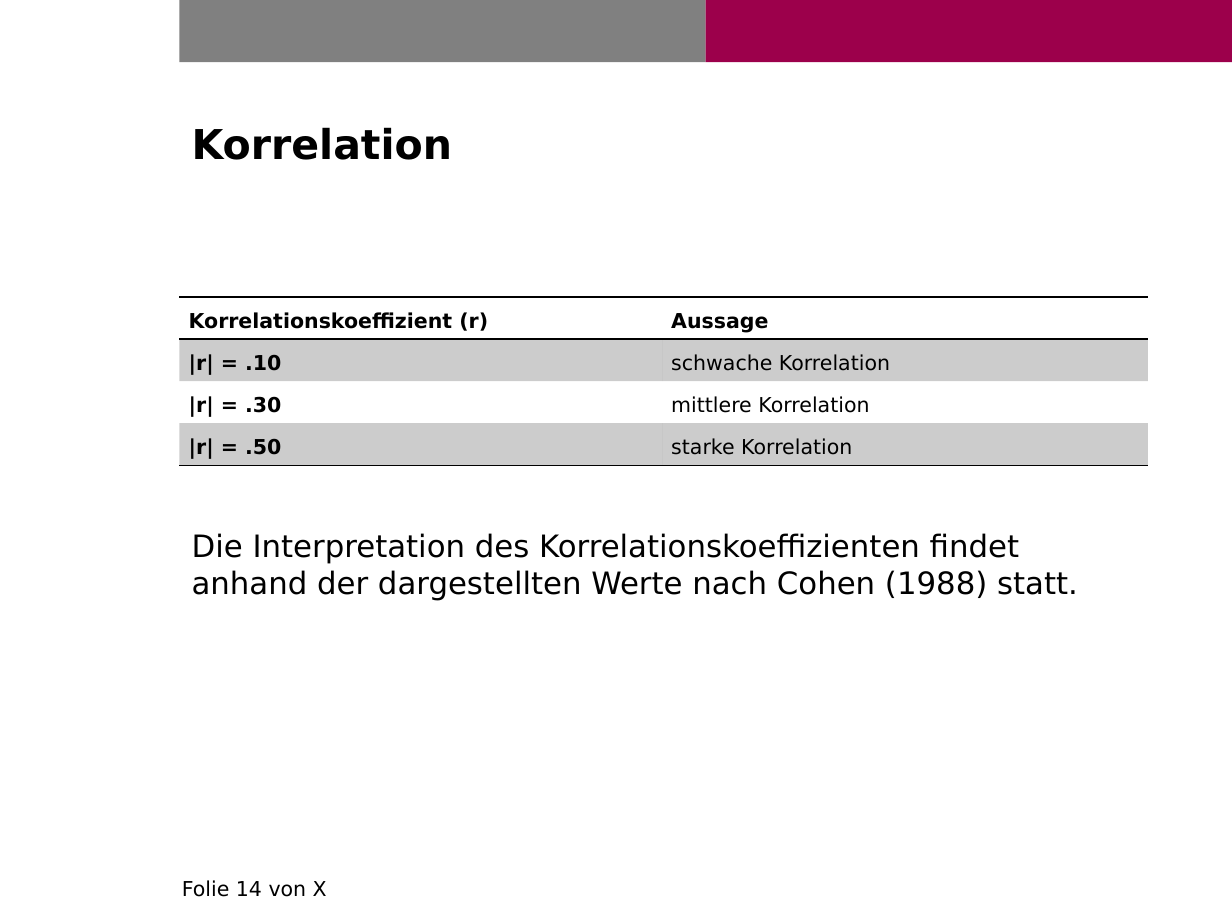
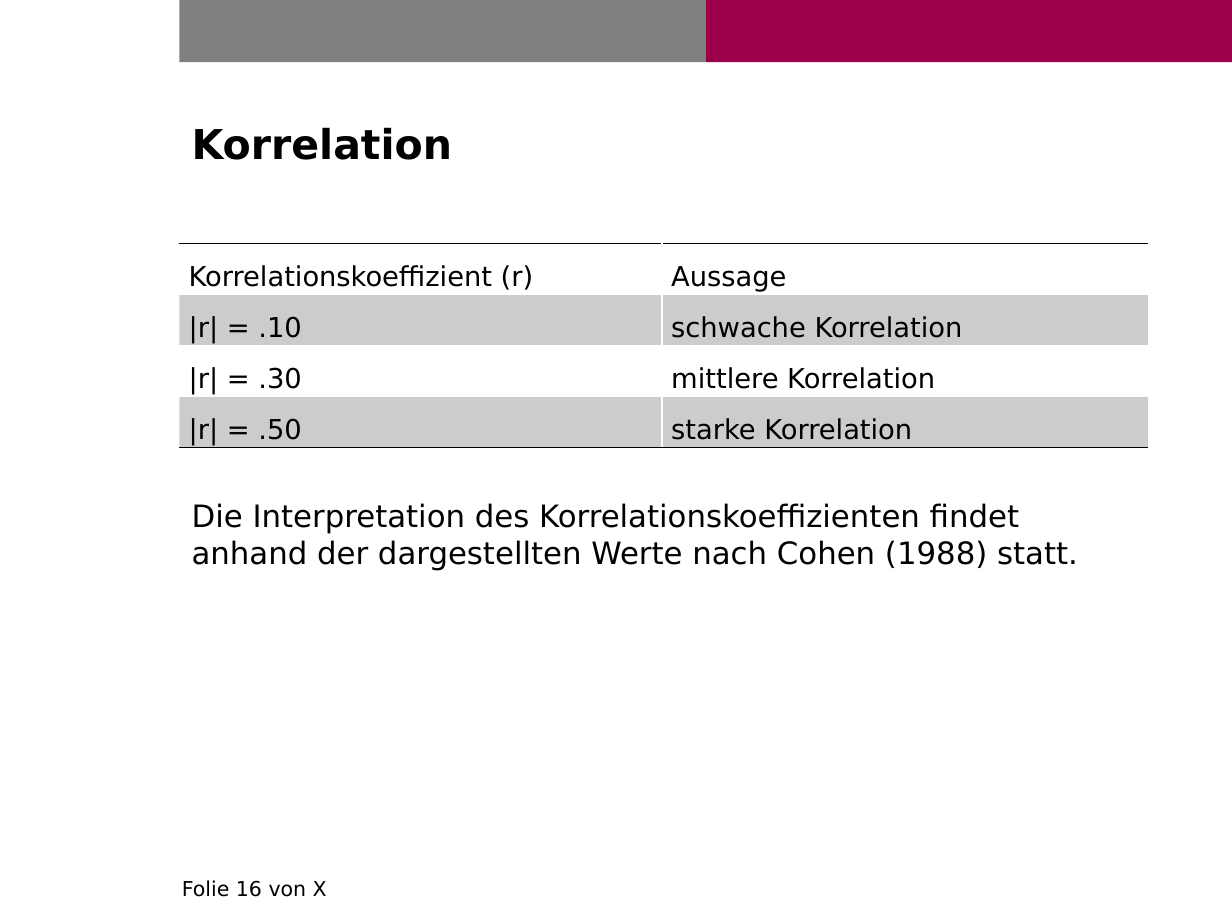
Before and after one commit to fuchsflo90/beatlesAnalysis, a slide deck: slide 16 of Präsentation/fuchs_florian_abschlusspraesentation_ma.pptx (slide 14 before the commit). Drawn at 1232x924 pixels with LibreOffice and Linux fonts; fonts in the diff are those of the drawing; background and template pictures are left out. Boxes give left, top, right and bottom in pixels: in the first picture for what was removed or moved away, otherwise in the second. Text is boxed around its words. In the diff, an @@ line names an element or a change of style, - is before the commit and + after.

```diff
--- a/Präsentation/fuchs_florian_abschlusspraesentation_ma.pptx
+++ b/Präsentation/fuchs_florian_abschlusspraesentation_ma.pptx
@@ table at [180, 244, 1148, 449] @@
@@ size 12 to 16 pt @@
@@ bold off in "Korrelationskoeffizient (r)", "Aussage", "|r| = .10", "|r| = .30" and 1 more places @@
@@ borders changed @@
@@ table: place and size @@
-table at [180, 297, 1148, 466]
+table at [180, 244, 1148, 449]
@@ text "Die Interpretation des Korrelationskoeffizienten findet ...": place and size @@
-text "Die Interpretation des Korrelationskoeffizienten findet ..." at [192, 533, 1078, 600]
+text "Die Interpretation des Korrelationskoeffizienten findet ..." at [192, 503, 1078, 571]
@@ text at [182, 880, 327, 897]: text changed @@
-Folie 14 von X
+Folie 16 von X
```
Also in this commit, not shown: 9 other slides changed, 9 slides added, 6 slides removed, 8 other files.
